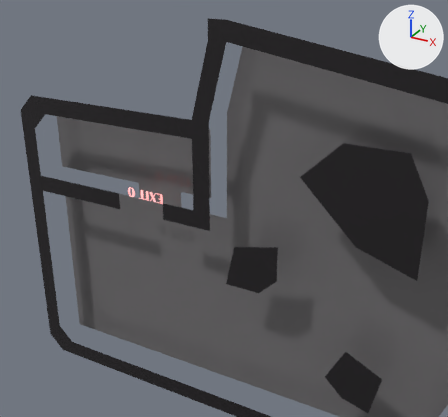
What one commit did to the glTF model assets/levels/maps/Sandbox.glb.
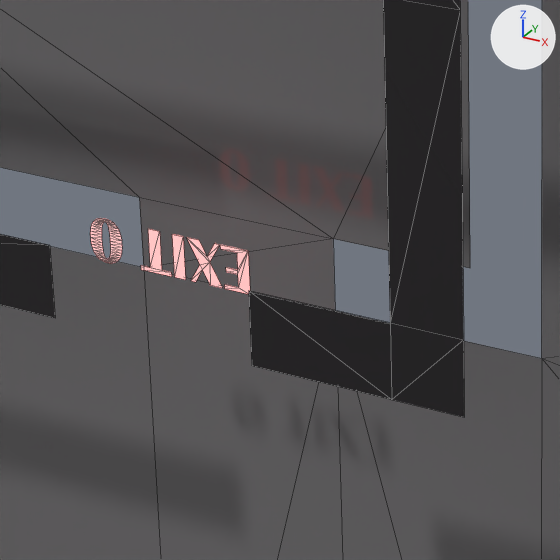
Each version appears first from a 50 mm camera at (1219.0, -2594.0, 1752.0) aimed at (-348.0, 255.0, 328.0), and next in a close-up on the part from 24% to 51% of the width and 33% to 63% of the height. Arrows for +X, +Y and +Z are at upper right; the lights stay in place. The close-ups show mesh edges as thin lines. Where no turn or scale is listed for an object, it has been applied to the vertices.

Objects in the first close-up: 'Border.027', 'Border.029', 'Exit 0', 'Floor.002'.
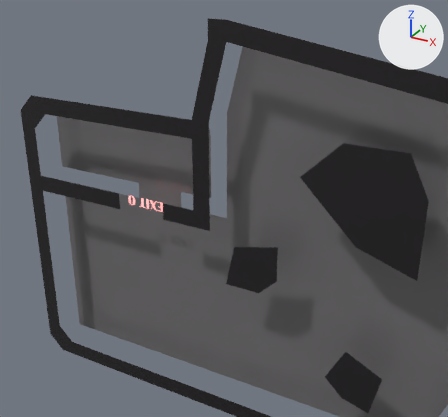
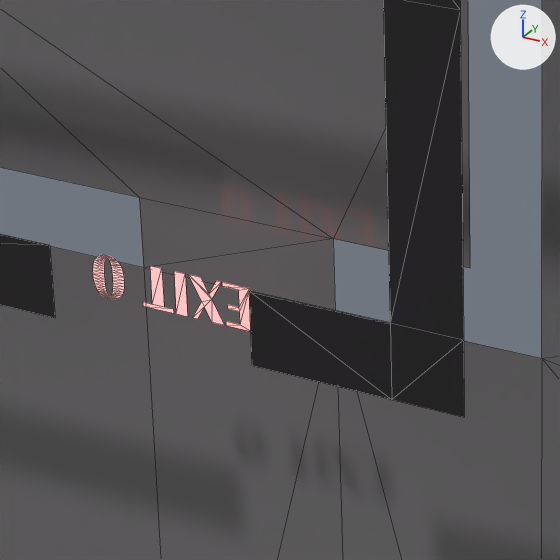
Pixel boxes [x1, y1, x2, y2] of what changed, in the close-ups (560 x 560 px):
'Exit 0', moved
    before: [90, 218, 250, 294]
    after: [93, 255, 250, 331]

The edits, one by one:
Object 'Exit 0' (ob_exit_0) moves from (-750.0, 57.0, 400.0) to (-750.0, 57.0, 350.0).
